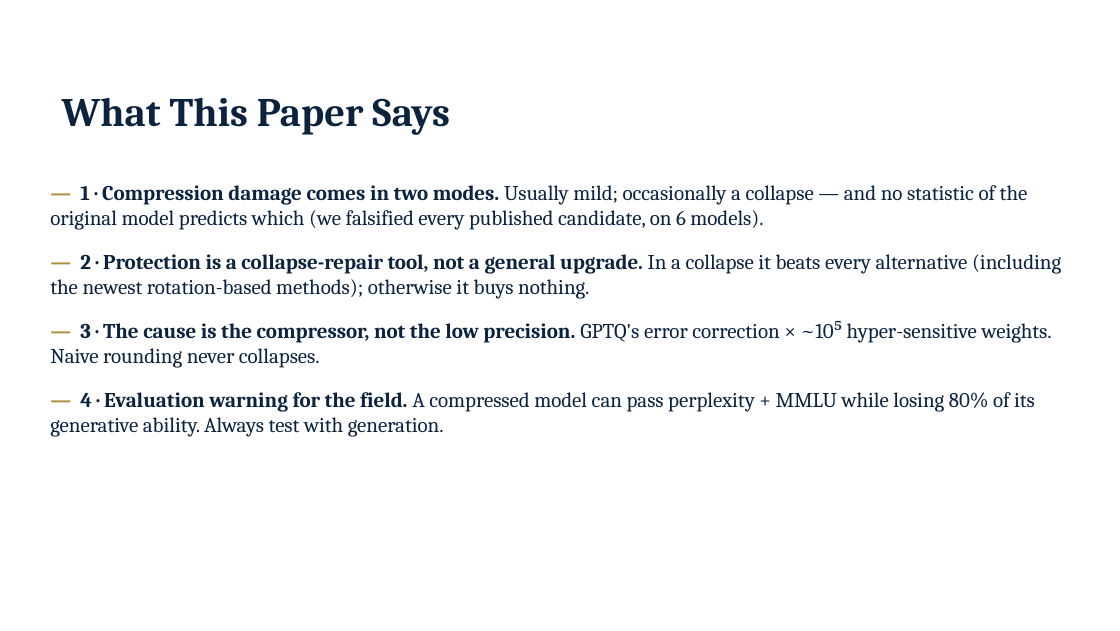
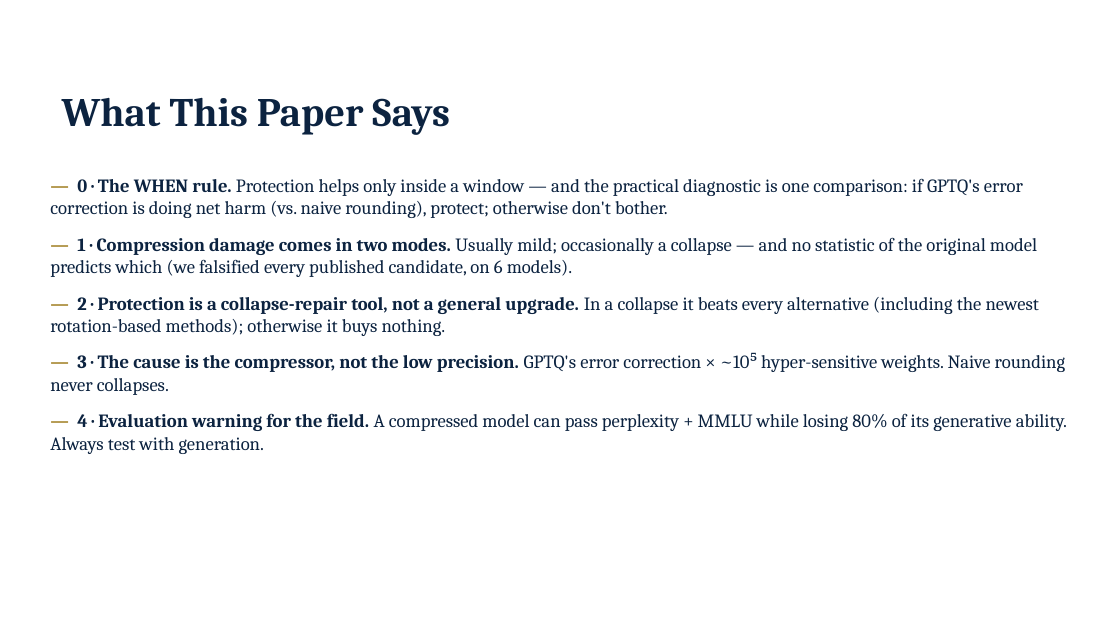
Before and after one commit to JiahaoZheng24/Instruction-Following-Attention-Head-Sensitive, a slide deck: slide 18 of paper/IFH_advisor_update_2026-09-03.pptx (slide 9 before the commit). Drawn at 1120x631 pixels with LibreOffice and Linux fonts; fonts in the diff are those of the drawing; background and template pictures are left out. Boxes give left, top, right and bottom in pixels: in the first picture for what was removed or moved away, otherwise in the second. Text is boxed around its words. In the diff, an @@ line names an element or a change of style, - is before the commit and + after.

```diff
--- a/paper/IFH_advisor_update_2026-09-03.pptx
+++ b/paper/IFH_advisor_update_2026-09-03.pptx
@@ text at box(50, 178, 1023, 218): paragraph added @@
+— 0 · The WHEN rule. Protection helps only inside a window — and the practical diagnostic is one comparison: if GPTQ's error correction is doing net harm (vs. naive rounding), protect; otherwise don't bother.
@@ text at box(50, 237, 1067, 454): size 13.5 to 12 pt in "— 1 · Compression damage comes in ...", "— 2 · Protection is a collapse-repair ...", "— 3 · The cause is the ...", "— 4 · Evaluation warning for the ..."; less space between paragraphs @@
```
Also in this commit, not shown: 9 slides added.
